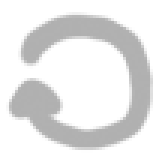
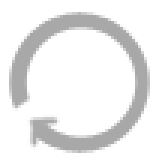
Two versions of the same layered image (165x165). Layer-by-layer changes:
added layer "Shape 2" above "Layer 3" over [9, 12, 150, 153]
hid "Layer 3" over [6, 12, 153, 153]
